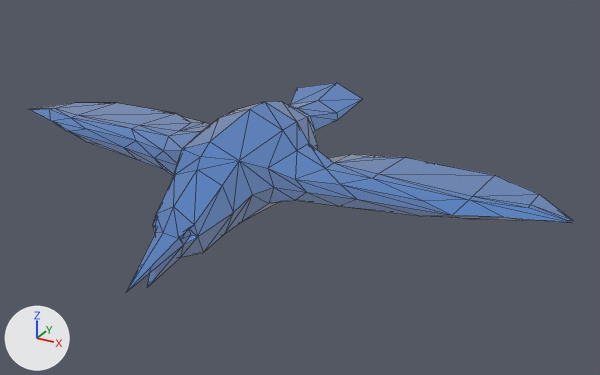
Before and after pictures for a commit that changed the glTF model liquidgame/assets/3D/statues/ice_bird_full_unbroken.glb.
The view is the same before and after, from a camera (50 mm lens) standing at (7.97, -12.75, 6.83) and looking at (0.92, 0.08, 0.41). The lights are fixed; the arrows at lower left show +X, +Y and +Z. Mesh edges are drawn as thin lines. Vertices at the same position are counted once.

Names of what the first picture shows: 'IceBird Replica'.
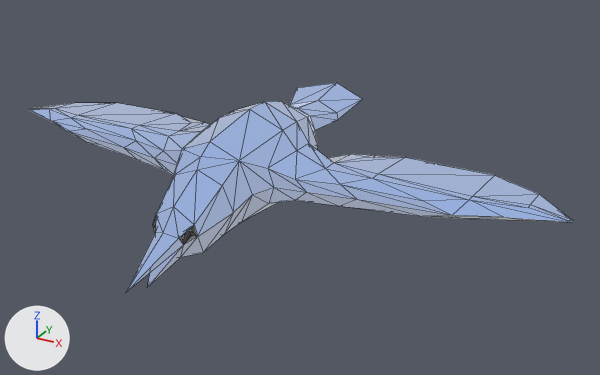
Commit message: ice bird

The edits, one by one:
In material 'IceMaterial' (mat_icematerial), emission_strength goes from 0.1 to 0.3.
Material 'Mat_Dark' (mat_mat_dark) is new.
Its base color is (0.121, 0.121, 0.121) (dark grey #626262).
Its roughness is 0.544.
me_cylinder_005 has 182 vertices, 360 faces and spans x -6.02..6.0, y -4.02..3.58, z -0.22..1.92.
me_cylinder_005 is used by ob_icebird_replica; location (0.0, 0.0, 0.0).
me_cylinder_005 part 1: 20 faces spanning x -0.48..0.47, y -2.89..-2.64, z 0.34..0.68 switch from mat_icematerial (blue #0075ce) to mat_mat_dark (dark grey #626262).

Pixel boxes [x1, y1, x2, y2] of what changed, in the pictures (600 x 375 px):
'IceBird Replica', surface changed
    both: [28, 83, 573, 292]
part 1 of me_cylinder_005, recoloured (blue to grey)
    both: [153, 216, 197, 245]
